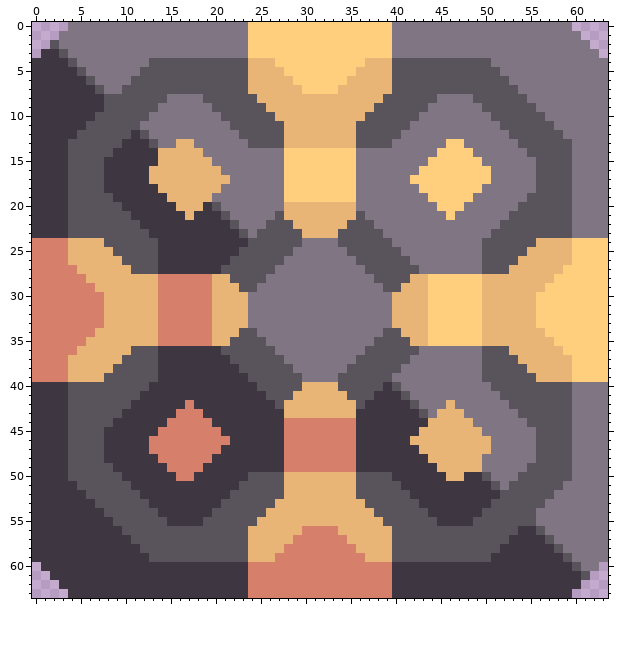
A pixel-art sprite gets an edit: sprites/simple-core.png. The first picture shows the starting point.
The file is 64x64 pixels.
The result:
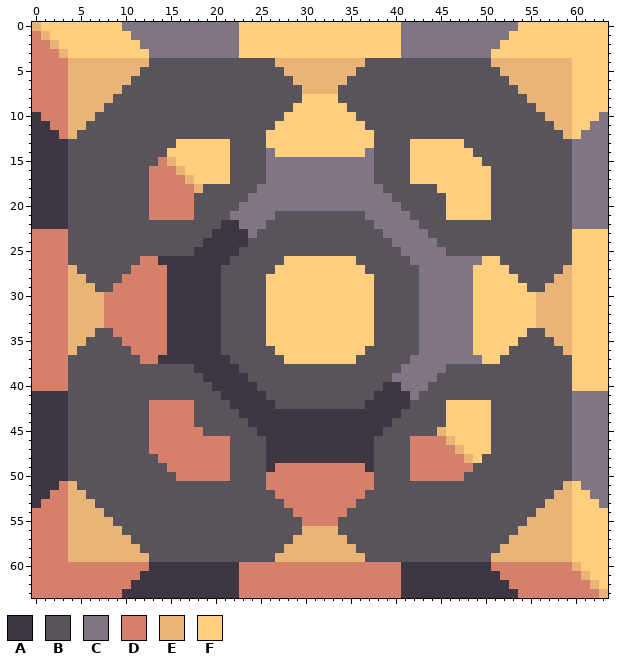
Palette (. is transparent): A #3e3641  B #59535b  C #807583  D #d6806b  E #e8b576  F #ffcf7d
Changes in this commit:
Changed rows in their new state; - is an unchanged pixel.
first column x 0:
 0 EFFFFFFFFF-------------F----------------F-------------FFFFFFFFFF
 1 DEFFFFFFFFF------------F----------------F------------FFFFFFFFFFF
 2 DDEFFFFFFFFF-----------F----------------F-----------FFFFFFFFFFFF
 3 DDDEFFFFFFFFF----------F----------------F----------FFFFFFFFFFFFF
 4 DDDDEEEEEEEEE-----------BBBEEEEEEEEEEBBB-----------EEEEEEEEEFFFF
 5 DDDDEEEEEEEE------------BBBBEEEEEEEEBBBB------------EEEEEEEEFFFF
 6 DDDDEEEEEEE-------------BBBBBEEEEEEBBBBB-------------EEEEEEEFFFF
 7 DDDDEEEEEE--------------BBBBBBEEEEBBBBBB--------------EEEEEEFFFF
 8 DDDDEEEEE------BBBB------BBBBBFFFFBBBBB------BBBB------EEEEEFFFF
 9 DDDDEEEE------BBBBBB------BBBFFFFFFBBB------BBBBBB------EEEEFFFF
10 -DDDEEE------BBBBBBBB------BFFFFFFFFB------BBBBBBBB------EEEFFF-
11 --DDEE------BBBBBBBBBB-----FFFFFFFFFF-----BBBBBBBBBB------EEFF--
12 ---DE------B-BBBBBBBBBB---FFFFFFFFFFFF---BBBBBBBBBBBB------EF---
13 ----------BBB-BBFFFFFFBB--FFFFFFFFFFFF--BBFFFF--BBBBBB----------
14 ---------BBBBBBFFFFFFFBBBB-F--------F-BBBBFFF----BBBBBB---------
15 --------BBBBBBD-FFFFFFBBBB--CCCCCCCC--BBBBFF------BBBBBB--------
16 --------BBBBBDDD-FFFFFBBBB--CCCCCCCC--BBBBF--------BBBBB--------
17 --------BBBBBDDDD-FFFFBBBB--CCCCCCCC--BBBB---------BBBBB--------
18 --------BBBBBDDDDD-BBBBBB---CCCCCCCC---BBBBBB-----FBBBBB--------
19 ---------BBBBDDDDDBBBBBB----CCCCCCCC----BBBBBB---FFBBBB---------
20 ----------BBBDDDDDBB-BB-----CCCCCCCC-----BBBBB--FFFBBB----------
21 -----------BBDDDDDBBB-------BBBBBBBB------BBBB-FFFFBB-----------
22 ------------BBBBBBBBB-A------BBBBBB--------BBBBBBBBB------------
23 DDDD---------BBBBBBB---A------BBBB----------BBBBBBB---------FFFF
24 ----BBBB------BBBBB-----------BBBB-----------BBBBB------BBBB----
25 ----BBBBB-----BBBB-----------BBBBBB-----------BBBB-----BBBBB----
26 ----BBBBBB--DD--------------FFFFFFFF--------------FF--BBBBBB----
27 ----EBBBBBBDDDD------------FFFFFFFFFF------------FFFFBBBBBBE----
28 ----EEBBBBDDDD-AAAAAAB----FFFFFFFFFFFF----BCCCCCC-FFFFBBBBEE----
29 ----EEEBBDDDDD-AAAAAABB--BFFFFFFFFFFFFB--BBCCCCCC-FFFFFBBEEE----
30 ----EEEEDDDDDD-AAAAAABBBBBFFFFFFFFFFFFBBBBBCCCCCC-FFFFFFEEEE----
31 ----EEEEDDDDDD-AAAAAABBBBBFFFFFFFFFFFFBBBBBCCCCCC-FFFFFFEEEE----
32 ----EEEEDDDDDD-AAAAAABBBBBFFFFFFFFFFFFBBBBBCCCCCC-FFFFFFEEEE----
33 ----EEEEDDDDDD-AAAAAABBBBBFFFFFFFFFFFFBBBBBCCCCCC-FFFFFFEEEE----
34 ----EEEBBDDDDD-AAAAAABB--BFFFFFFFFFFFFB--BBCCCCCC-FFFFFBBEEE----
35 ----EEBBBBDDDD-AAAAAAB----FFFFFFFFFFFF----BCCCCCC-FFFFBBBBEE----
36 ----EBBBBBBDDDD------------FFFFFFFFFF------------FFFFBBBBBBE----
37 ----BBBBBB--DD--------------FFFFFFFF--------------FF--BBBBBB----
38 ----BBBBB-----BBBB-----------BBBBBB-----------BBBB-----BBBBB----
39 ----BBBB------BBBBB-----------BBBB-----------BBBBB------BBBB----
40 DDDD---------BBBBBBB----------BBBB------A---BBBBBBB---------FFFF
41 ------------BBBBBBBBB--------BBBBBB------A-BBBBBBBBB------------
42 -----------BBDDDD-BBBB------BBBBBBBB-------BBBFFFFFBB-----------
43 ----------BBBDDD--BBBBB-----AAAAAAAA-----BB-BBFFFFFBBB----------
44 ---------BBBBDD---BBBBBB----AAAAAAAA----BBBBBBFFFFFBBBB---------
45 --------BBBBBD-----BBBBBB---AAAAAAAA---BBBBBB-FFFFFBBBBB--------
46 --------BBBBB---------BBBB--AAAAAAAA--BBBBDDDD-FFFFBBBBB--------
47 --------BBBBB--------DBBBB--AAAAAAAA--BBBBDDDDD-FFFBBBBB--------
48 --------BBBBBB------DDBBBB--AAAAAAAA--BBBBDDDDDD-FBBBBBB--------
49 ---------BBBBBB----DDDBBBB-D--------D-BBBBDDDDDDDBBBBBB---------
50 ----------BBBBBB--DDDDBB--DDDDDDDDDDDD--BBDDDDDDBB-BBB----------
51 ---DE------BBBBBBBBBBBB---DDDDDDDDDDDD---BBBBBBBBBB-B------EF---
52 --DDEE------BBBBBBBBBB-----DDDDDDDDDD-----BBBBBBBBBB------EEFF--
53 -DDDEEE------BBBBBBBB------BDDDDDDDDB------BBBBBBBB------EEEFFF-
54 DDDDEEEE------BBBBBB------BBBDDDDDDBBB------BBBBBB------EEEEFFFF
55 DDDDEEEEE------BBBB------BBBBBDDDDBBBBB------BBBB------EEEEEFFFF
56 DDDDEEEEEE--------------BBBBBBEEEEBBBBBB--------------EEEEEEFFFF
57 DDDDEEEEEEE-------------BBBBBEEEEEEBBBBB-------------EEEEEEEFFFF
58 DDDDEEEEEEEE------------BBBBEEEEEEEEBBBB------------EEEEEEEEFFFF
59 DDDDEEEEEEEEE-----------BBBEEEEEEEEEEBBB-----------EEEEEEEEEFFFF
60 DDDDDDDDDDDDD----------D----------------D----------DDDDDDDDDEFFF
61 DDDDDDDDDDDD-----------D----------------D-----------DDDDDDDDDEFF
62 DDDDDDDDDDD------------D----------------D------------DDDDDDDDDEF
63 DDDDDDDDDD-------------D----------------D-------------DDDDDDDDDE
Boxes around the changes in both pictures, in picture pixels (x1, y1, x2, y2):
changed: (32, 22, 608, 598)
